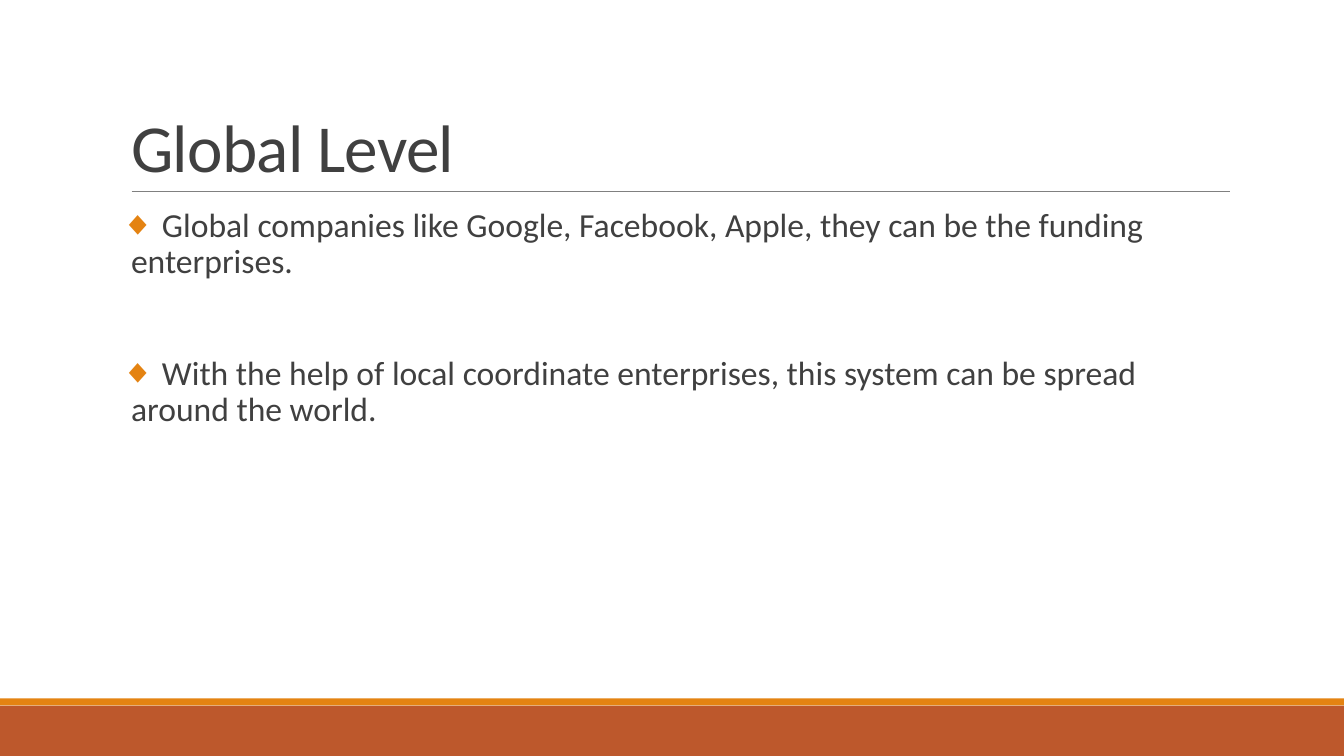
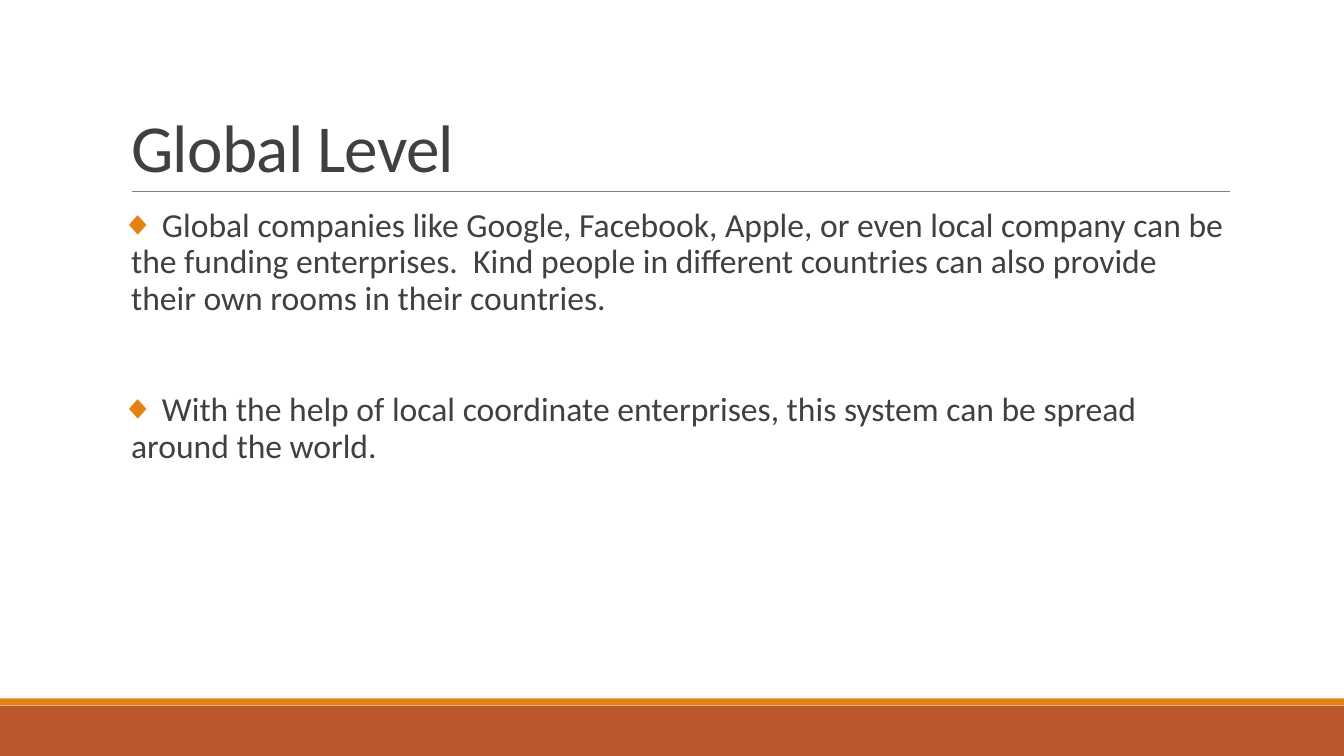
Before and after one commit to louis33217/Project, a slide deck: slide 17 of Final project/INFO 5100 Final Project.pptx. Drawn at 1344x756 pixels with LibreOffice and Linux fonts; fonts in the diff are those of the drawing. Boxes give left, top, right and bottom in pixels: in the first picture for what was removed or moved away, otherwise in the second. Text is boxed around its words. In the diff, an @@ line names an element or a change of style, - is before the commit and + after.

```diff
--- a/Final project/INFO 5100 Final Project.pptx
+++ b/Final project/INFO 5100 Final Project.pptx
@@ text at <box>131,213,1223,311</box>: text changed @@
-◆ Global companies like Google, Facebook, Apple, they can be the funding enterprises.
+◆ Global companies like Google, Facebook, Apple, or even local company can be the funding enterprises. Kind people in different countries can also provide their own rooms in their countries.
```
Also in this commit, not shown: 5 other slides changed, 3 slides added, 3 slides removed.
